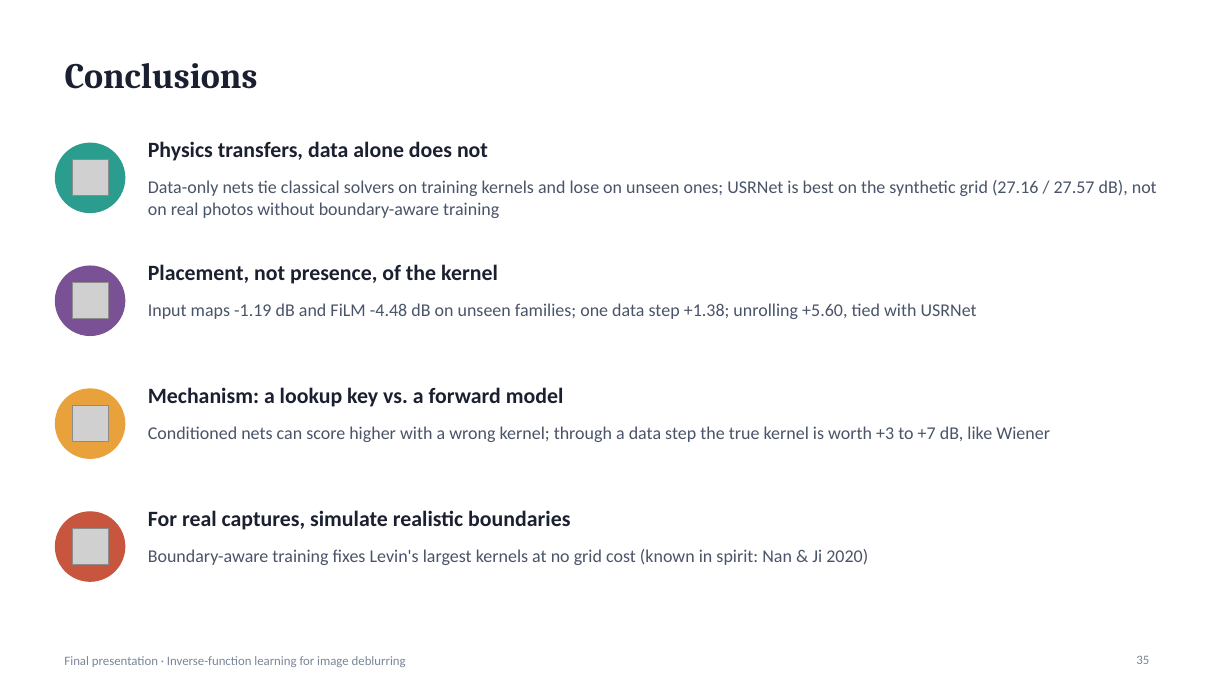
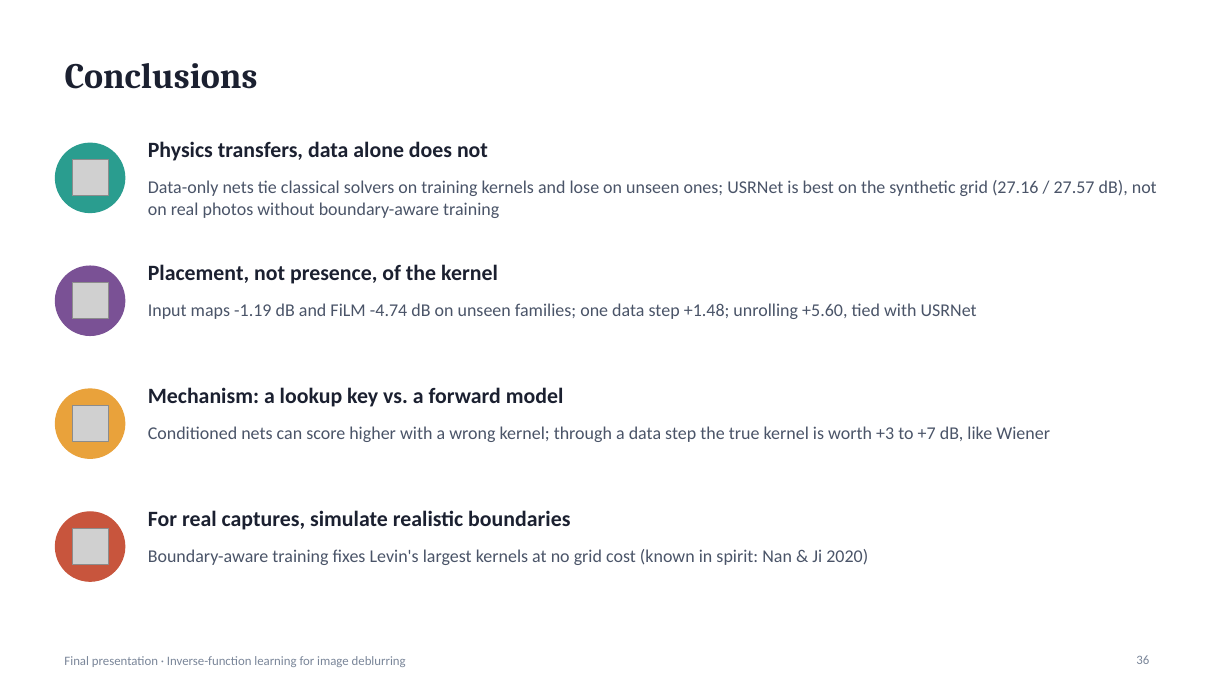
Before and after one commit to suryamanoj4/Inverse-Deblur, a slide deck: slide 36 of report/final_presentation.pptx (slide 35 before the commit). Drawn at 1232x693 pixels with LibreOffice and Linux fonts; fonts in the diff are those of the drawing; grey boxes stand for pictures. Boxes give left, top, right and bottom in pixels: in the first picture for what was removed or moved away, otherwise in the second. Text is boxed around its words. In the diff, an @@ line names an element or a change of style, - is before the commit and + after.

```diff
--- a/report/final_presentation.pptx
+++ b/report/final_presentation.pptx
@@ text at box(148, 303, 977, 319): text changed @@
-Input maps -1.19 dB and FiLM -4.48 dB on unseen families; one data step +1.38; unrolling +5.60, tied with USRNet
+Input maps -1.19 dB and FiLM -4.74 dB on unseen families; one data step +1.48; unrolling +5.60, tied with USRNet
@@ page number at box(1136, 655, 1149, 664): text changed @@
-35
+36
```
Also in this commit, not shown: 6 other slides changed, 1 slide added, 4 other files.
